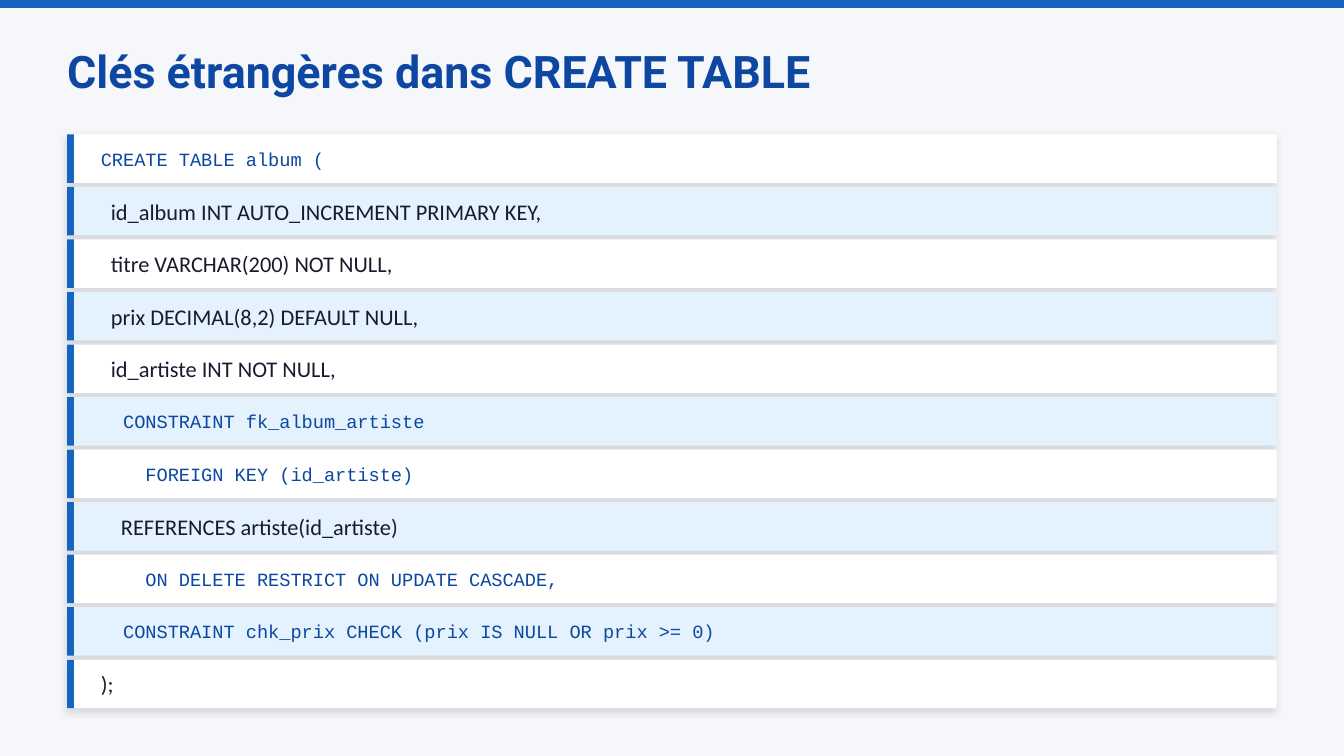
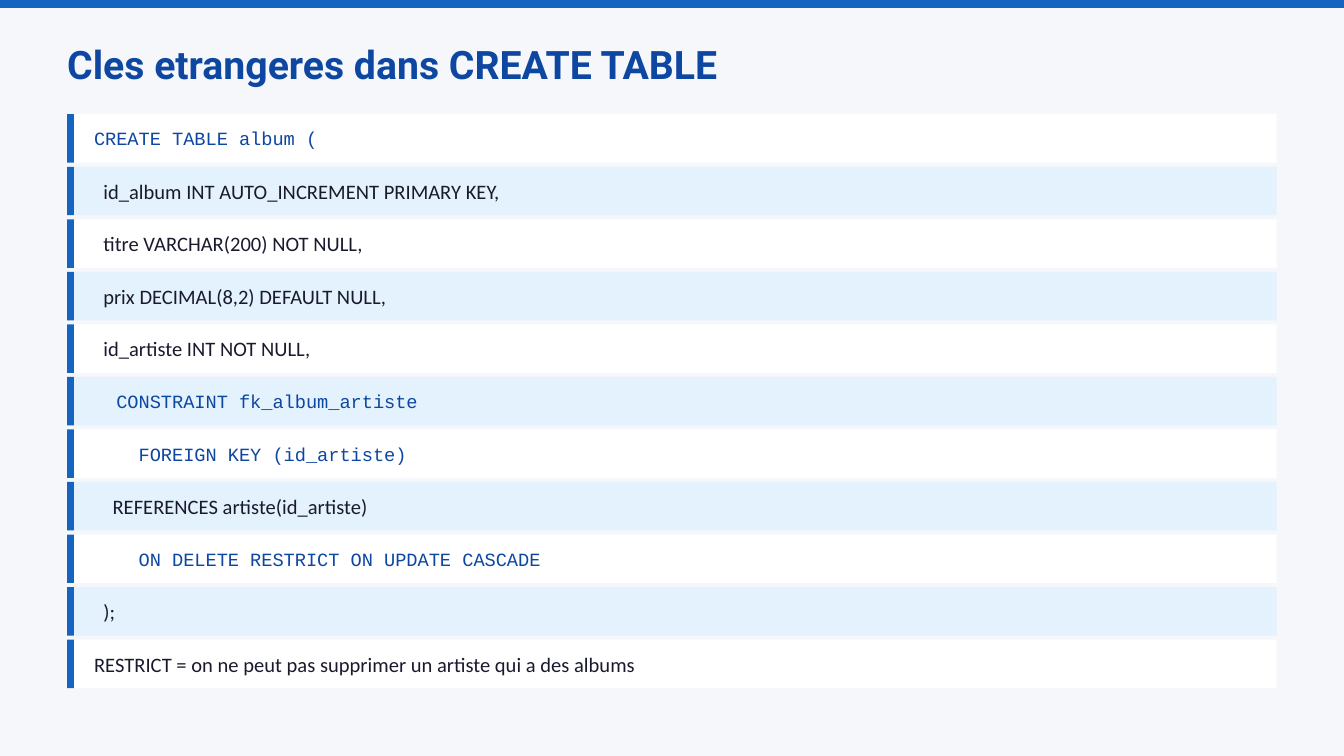
Before and after one commit to mbiTati/unit4_gamifie, a slide deck: slide 4 of pptx/Module09_CREATE_DATABASE_et_TABLE.pptx. Drawn at 1344x756 pixels with LibreOffice and Linux fonts; fonts in the diff are those of the drawing. Boxes give left, top, right and bottom in pixels: in the first picture for what was removed or moved away, otherwise in the second. Text is boxed around its words. In the diff, an @@ line names an element or a change of style, - is before the commit and + after.

```diff
--- a/pptx/Module09_CREATE_DATABASE_et_TABLE.pptx
+++ b/pptx/Module09_CREATE_DATABASE_et_TABLE.pptx
@@ text at box(67, 49, 718, 87): text changed; size 24 to 21 pt @@
-Clés étrangères dans CREATE TABLE
+Cles etrangeres dans CREATE TABLE
@@ text "CREATE TABLE album (": place and size @@
-text "CREATE TABLE album (" at box(101, 153, 302, 166)
+text "CREATE TABLE album (" at box(94, 132, 295, 145)
@@ text "id_album INT AUTO_INCREMENT PRIMARY KEY,": place and size @@
-text "id_album INT AUTO_INCREMENT PRIMARY KEY," at box(111, 204, 541, 223)
+text "id_album INT AUTO_INCREMENT PRIMARY KEY," at box(103, 184, 499, 202)
@@ text "titre VARCHAR(200) NOT NULL,": place and size @@
-text "titre VARCHAR(200) NOT NULL," at box(111, 256, 392, 275)
+text "titre VARCHAR(200) NOT NULL," at box(103, 236, 362, 254)
@@ text "prix DECIMAL(8,2) DEFAULT NULL,": place and size @@
-text "prix DECIMAL(8,2) DEFAULT NULL," at box(111, 309, 418, 329)
+text "prix DECIMAL(8,2) DEFAULT NULL," at box(103, 289, 386, 308)
@@ text "id_artiste INT NOT NULL,": place and size @@
-text "id_artiste INT NOT NULL," at box(111, 361, 335, 380)
+text "id_artiste INT NOT NULL," at box(103, 341, 310, 359)
@@ text "CONSTRAINT fk_album_artiste": place and size @@
-text "CONSTRAINT fk_album_artiste" at box(123, 415, 425, 430)
+text "CONSTRAINT fk_album_artiste" at box(116, 395, 418, 410)
@@ text "FOREIGN KEY (id_artiste)": place and size @@
-text "FOREIGN KEY (id_artiste)" at box(145, 468, 413, 485)
+text "FOREIGN KEY (id_artiste)" at box(139, 448, 407, 465)
@@ 22 rectangles: place and size @@
-22 rectangles at box(67, 134, 1277, 708)
+22 rectangles at box(67, 114, 1277, 688)
@@ shadow off in 11 elements at box(67, 587, 1277, 636), box(67, 114, 1277, 163), box(67, 167, 1277, 215), box(67, 219, 1277, 267), box(67, 271, 1277, 320), box(67, 324, 1277, 372), box(67, 376, 1277, 425), box(67, 430, 1277, 478), box(67, 535, 1277, 583), box(67, 640, 1277, 688), box(67, 482, 1277, 531) @@
@@ text "REFERENCES artiste(id_artiste)": place and size @@
-text "REFERENCES artiste(id_artiste)" at box(121, 519, 398, 538)
+text "REFERENCES artiste(id_artiste)" at box(113, 499, 368, 517)
@@ text at box(139, 553, 540, 567): text changed @@
-ON DELETE RESTRICT ON UPDATE CASCADE,
+ON DELETE RESTRICT ON UPDATE CASCADE
@@ size 12 to 11 pt in 6 elements at box(103, 184, 499, 202), box(103, 236, 362, 254), box(103, 289, 386, 308), box(103, 341, 310, 359), box(113, 499, 368, 517), box(94, 587, 1250, 636) @@
@@ text ");": place and size @@
-text ");" at box(101, 660, 1250, 708)
+text ");" at box(94, 587, 1250, 636)
@@ text removed at box(123, 625, 714, 642) @@
-CONSTRAINT chk_prix CHECK (prix IS NULL OR prix >= 0)
@@ text added at box(94, 657, 635, 676), 11 pt, text #1A1A2E @@
+RESTRICT = on ne peut pas supprimer un artiste qui a des albums
```
Also in this commit, not shown: 8 other slides changed, 6 other files.
